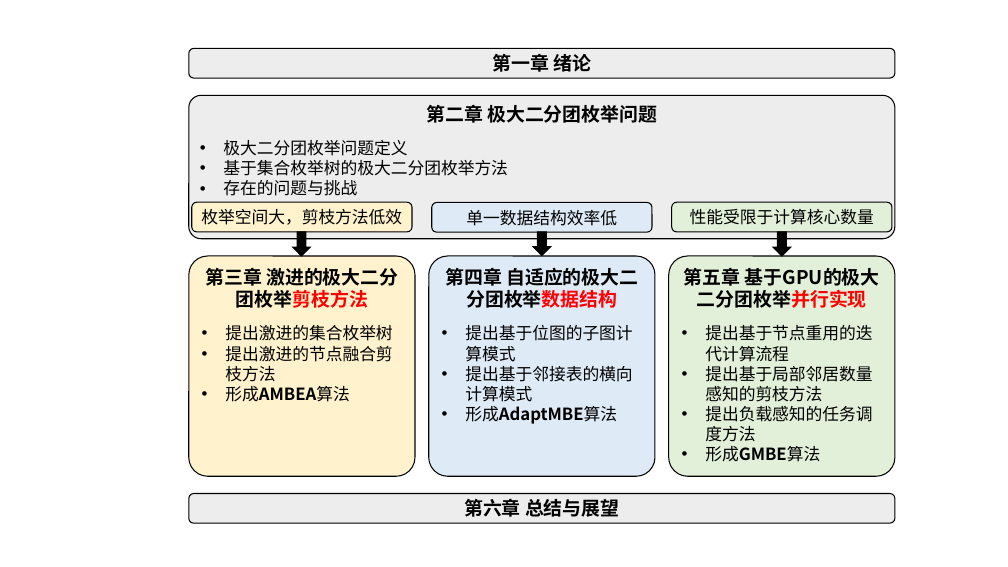
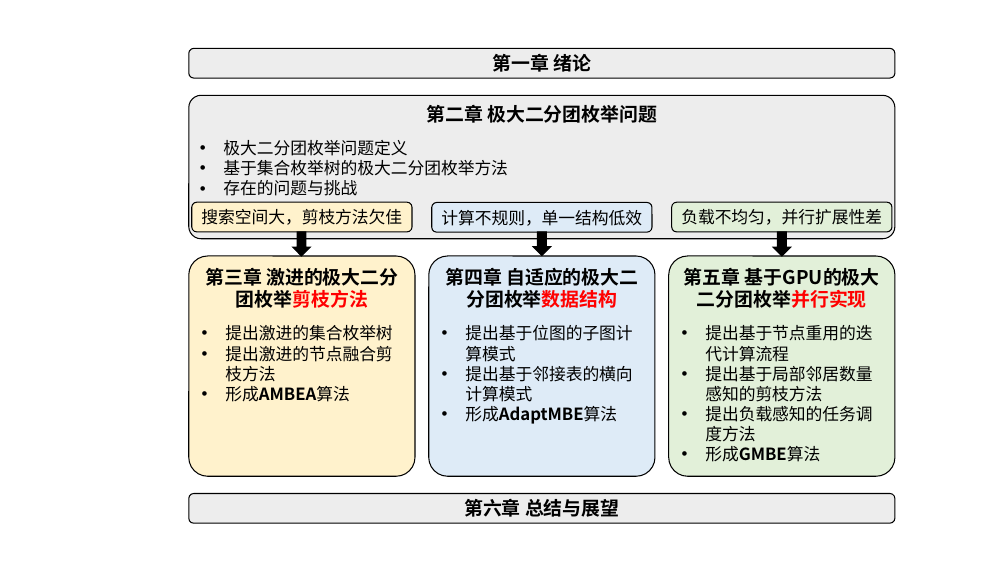
Before and after one commit to Pz1996/zjuthesis, a slide deck: slide 4 of figure/plot.pptx. Drawn at 1008x567 pixels with LibreOffice and Linux fonts; fonts in the diff are those of the drawing; background and template pictures are left out. Boxes give left, top, right and bottom in pixels: in the first picture for what was removed or moved away, otherwise in the second. Text is boxed around its words. In the diff, an @@ line names an element or a change of style, - is before the commit and + after.

```diff
--- a/figure/plot.pptx
+++ b/figure/plot.pptx
@@ text in rounded rectangle at [201,209,402,225]: text changed @@
-枚举空间大，剪枝方法低效
+搜索空间大，剪枝方法欠佳
@@ text in rounded rectangle at [681,209,882,225]: text changed @@
-性能受限于计算核心数量
+负载不均匀，并行扩展性差
@@ text in rounded rectangle at [441,210,642,226]: text changed @@
-单一数据结构效率低
+计算不规则，单一结构低效
```
Also in this commit, not shown: 1 other slide changed, 4 other files.
